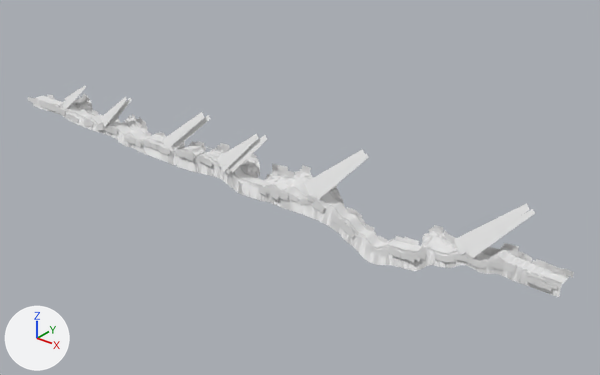
What one commit did to the FBX model Assets/Arts/Map/Models/Theme_01/Forest_13.fbx.
Before and after are seen from a 50 mm lens placed at (886.0, -570.0, 357.0), pointed at (398.0, 39.0, -20.0). Lighting does not change. The marker at lower left points along +X, +Y and +Z. Where no turn or scale is listed for an object, it has been applied to the vertices. Vertices at the same position are counted once.

Names of what the first picture shows: 'Ground_01', 'Light_01', 'Mountain_01', 'Tree_01'.
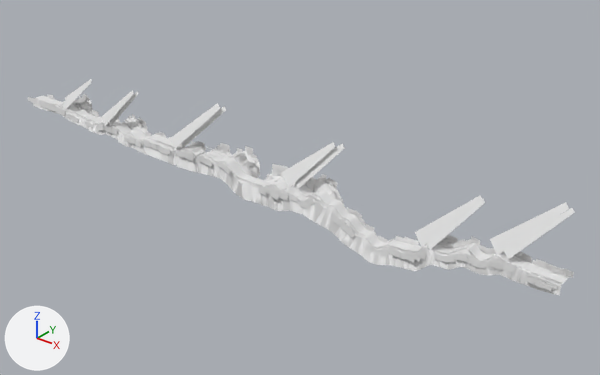
Pixel boxes (x1, y1, x2, y2) of what changed, in the pictures (600 x 375 px; the box of a moved part takes in the faces that stretch with it):
'Light_01', reshaped (8% wider)
    before: (63, 86, 535, 259)
    after: (63, 79, 575, 260)
'Mountain_01', reshaped
    before: (33, 97, 562, 297)
    after: (33, 97, 562, 295)
part 1 of me_mesh_001, moved or reshaped
    before: (191, 150, 562, 297)
    after: (203, 151, 561, 295)
part 2 of me_mesh_001, moved or reshaped
    before: (85, 97, 104, 134)
    after: (85, 97, 104, 135)
part 3 of me_mesh_003, moved or reshaped
    before: (454, 203, 530, 255)
    after: (490, 202, 569, 255)
part 4 of me_mesh_003, moved or reshaped
    before: (467, 209, 535, 259)
    after: (502, 208, 575, 260)
part 5 of me_mesh_003, moved or reshaped
    before: (304, 149, 365, 196)
    after: (415, 196, 482, 247)
part 6 of me_mesh_003, moved or reshaped
    before: (314, 154, 369, 199)
    after: (425, 199, 485, 250)
part 7 of me_mesh_003, moved or reshaped
    before: (63, 86, 267, 173)
    after: (63, 79, 345, 189)

What changed in the scene script:
```text
Change me_mesh_003:
    used by ob_light_01; location = (0.0, 0.0, 0.0)
    remove me_mesh_003.from_pydata(...)  # 120 vertices, 48 faces; spans x 53.0..659.0, y -7.0..23.0, z -5.0..52.0
    add me_mesh_003.from_pydata(...)  # 120 vertices, 48 faces; spans x 54.0..689.0, y -6.0..29.0, z -13.0..58.0
    me_mesh_003 part 3: the loose piece of 10 vertices spanning x 599.0..654.0, y -4.0..23.0, z -4.0..48.0 is moved by (30.0, 6.0, 8.0)
    me_mesh_003 part 4: the loose piece of 10 vertices spanning x 612.0..659.0, y -5.0..20.0, z -3.0..46.0 is moved by (30.0, 5.0, 8.0)
    me_mesh_003 part 5: the loose piece of 10 vertices spanning x 435.0..490.0, y -4.0..23.0, z 0.0..52.0 is scaled about its middle by (0.948, 1, 1.03), then moved by (121.0, 5.0, -13.0)
    me_mesh_003 part 6: the loose piece of 10 vertices spanning x 448.0..496.0, y -4.0..20.0, z 1.0..50.0 is scaled about its middle by (0.925, 1, 1.05), then moved by (120.0, 3.0, -12.0)
    me_mesh_003 part 7: 80 of 120 vertices moved; they spanned x 53.0..376.0, y -7.0..21.0, z -5.0..43.0 and now span x 54.0..469.0, y -6.0..21.0, z -1.0..58.0; mean shift (30.0, 1.0, 8.0); largest move (372.0, 16.0, 40.0) -> (465.0, 20.0, 53.0)
Change me_mesh_001:
    used by ob_mountain_01; location = (348.6, 11.5, -17.1)
    remove me_mesh_001.from_pydata(...)  # 2227 vertices, 2703 faces; spans x -349.0..349.0, y -19.0..21.0, z -28.0..28.0
    add me_mesh_001.from_pydata(...)  # 2180 vertices, 2653 faces; spans x -349.0..349.0, y -19.0..20.0, z -28.0..28.0
    me_mesh_001 part 1: 54 vertices moved from x -19.0..349.0, y -19.0..13.0, z -22.0..23.0 to x -21.0..349.0, y -19.0..13.0, z -24.0..20.0; 77 vertices removed from x -66.0..321.0, y -19.0..21.0, z -26.0..25.0; 36 vertices added at x -66.0..321.0, y -19.0..19.0, z -25.0..24.0
    me_mesh_001 part 2: 35 vertices moved from x -238.0..-213.0, y -18.0..-12.0, z 4.0..18.0 to x -238.0..-213.0, y -18.0..-12.0, z 2.0..15.0; 9 vertices removed from x -289.0..-284.0, y 19.0..21.0, z 24.0..25.0; 3 vertices added at x -287.0..-285.0, y 20.0, z 24.0
```
